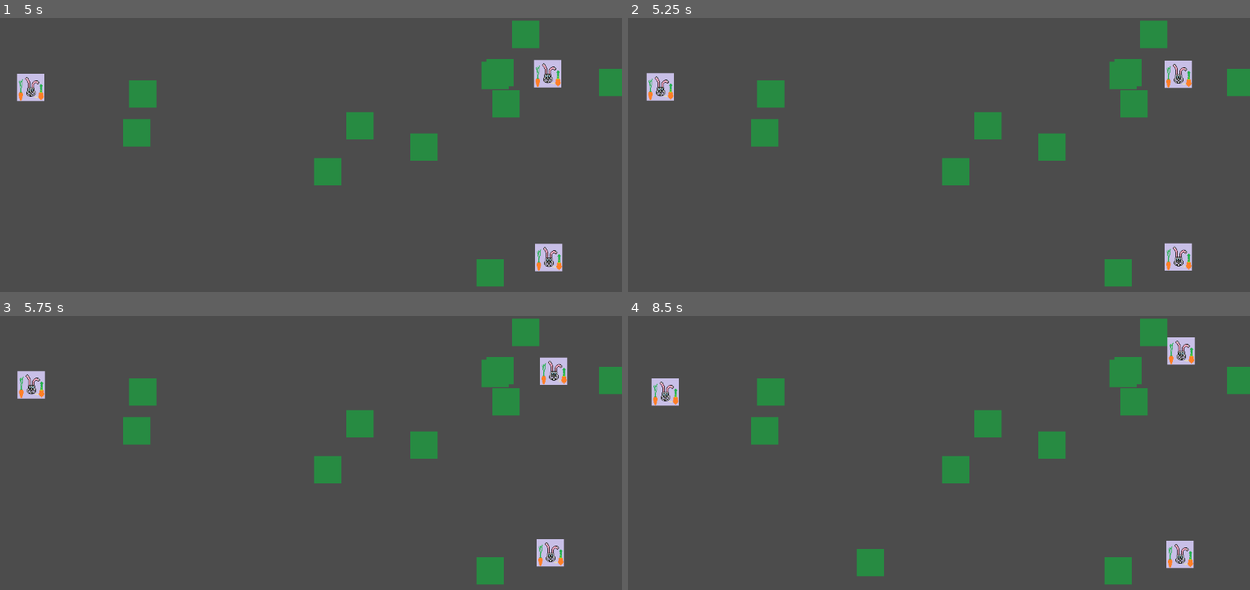
Above: before the commit, frames 1-4 (two rows, left to right).
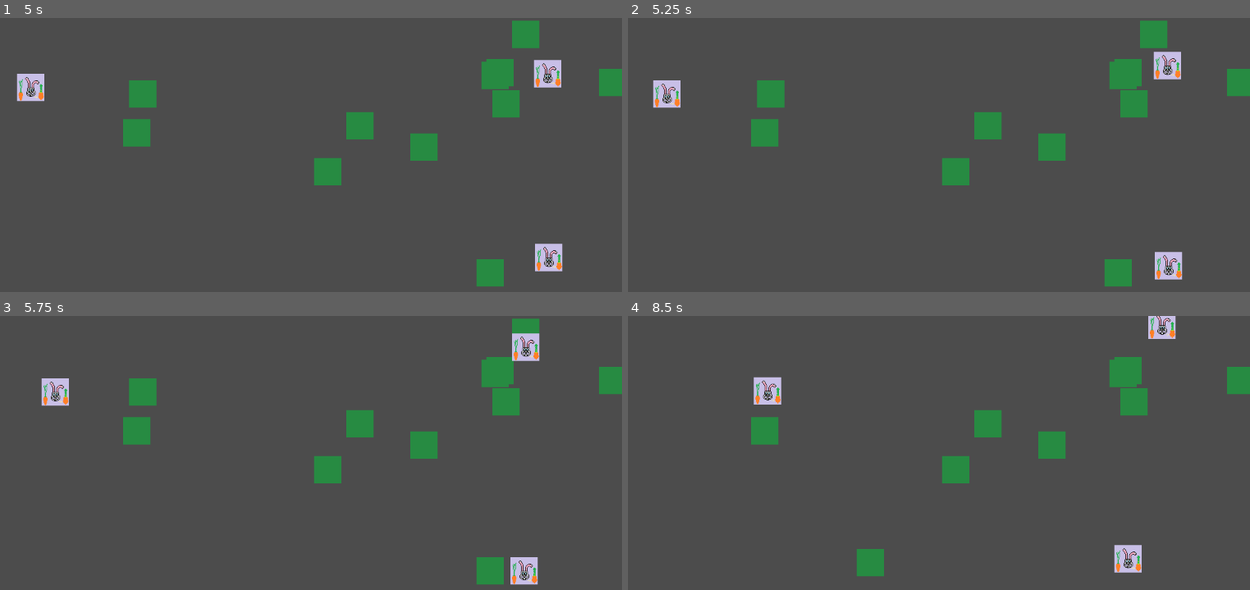
Above: after the commit, the same moments.

Repository: Unrimah/petri_cup
Game: Godot game, scene res://Node2D.tscn
The game is run twice, just before and just after one commit, with the same random seed, the same clock (stepped at 60 frames per second) and the same inputs.
Inputs:
- Up to frame 1 (5 s): no input
- Up to frame 2 (5.25 s): no input
- Up to frame 3 (5.75 s): no input
- Up to frame 4 (8.5 s): no input

Frame 1 is identical in both runs. In frame 2, 1.9% of the frame differs, in the area x 2-91%, y 12-96%; in frame 3, 2.6%; in frame 4, 3.2%, in the area x 3-92%, y 0-98%.

Commit message:
Fixed rabbit death, introducing GRASS_FEED_RATE

Diff:
--- a/RabbitBody2D.gd
+++ b/RabbitBody2D.gd
@@ -1,18 +1,19 @@
 extends RigidBody2D
 
 const MAX_HEALTH = 1000
+const HUNGRY_HEALTH = 700
 const SEARCH_RANGE = 500
 const EATING_DISTANCE = 5
+const GRASS_FEED_RATE = 300
 
 enum ACT {
 	DIE,
 	WALK,
-	EAT,
+#	EAT,
 	TO_GRASS
 }
 
 var health
-#onready var TARGET = get_node("../TRAVAblin").position
 
 # Called when the node enters the scene tree for the first time.
 func _ready():
@@ -23,8 +24,8 @@
 	match select_action():
 		ACT.WALK:
 			rabbit_walk()
-		ACT.EAT:
-			pass
+#		ACT.EAT:
+#			pass
 		ACT.DIE:
 			rabbit_die()
 		ACT.TO_GRASS:
@@ -32,11 +33,11 @@
 
 func select_action():
 	self.health -= 1
-	if self.health >= (MAX_HEALTH / 2):
-			return ACT.WALK
-	if self.health < (MAX_HEALTH / 2) and self.health > 1:
-			return ACT.TO_GRASS
-	return ACT.DIE
+	if self.health >= HUNGRY_HEALTH:
+		return ACT.WALK
+	if self.health <=  1:
+		return ACT.DIE
+	return ACT.TO_GRASS
 
 
 func rabbit_to_grass():
@@ -65,16 +66,19 @@
 		rabbit_eat(TARGET)
 	else:
 		global_translate(direction)
+
 func rabbit_walk():
 	var direction = Vector2(2*(randi() % 2)-1,2*(randi() % 2)-1)
 	global_translate(direction)
 
 func rabbit_eat(food):
 	food.free()
-	self.health += 50
+	self.health += GRASS_FEED_RATE
+	if health > MAX_HEALTH:
+		health = MAX_HEALTH
 
 func set_place(x, y):
 	self.position = Vector2(x, y)
 
 func rabbit_die():
-	pass
+	queue_free()
